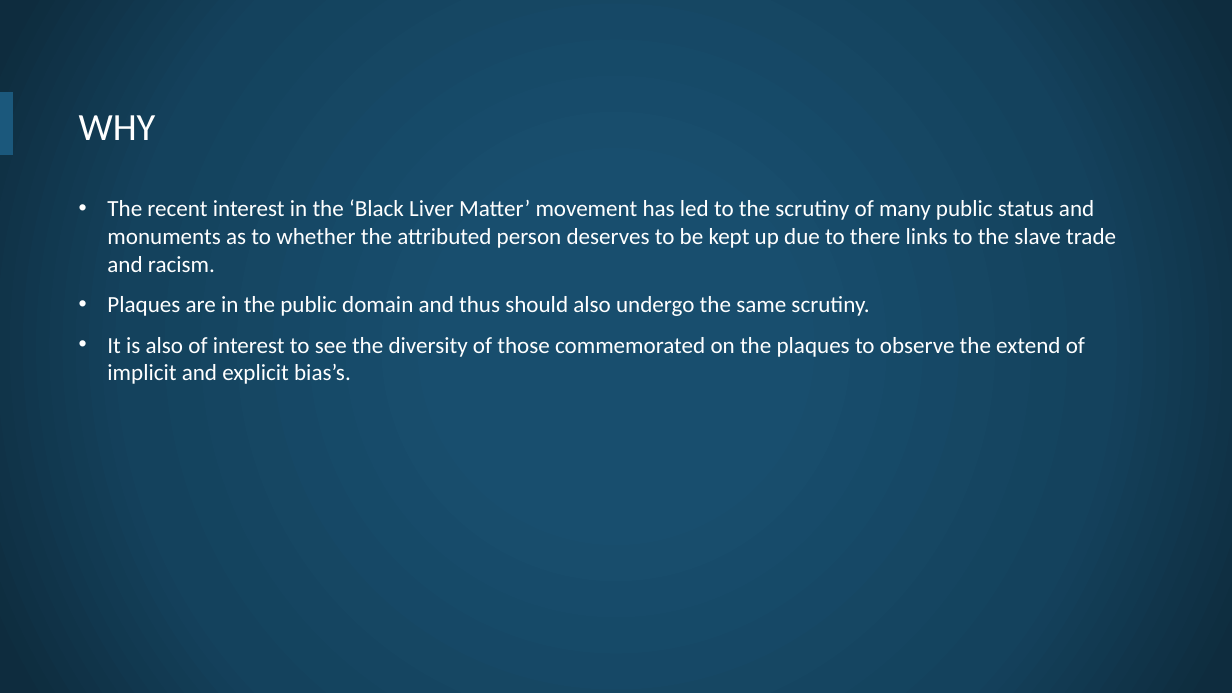
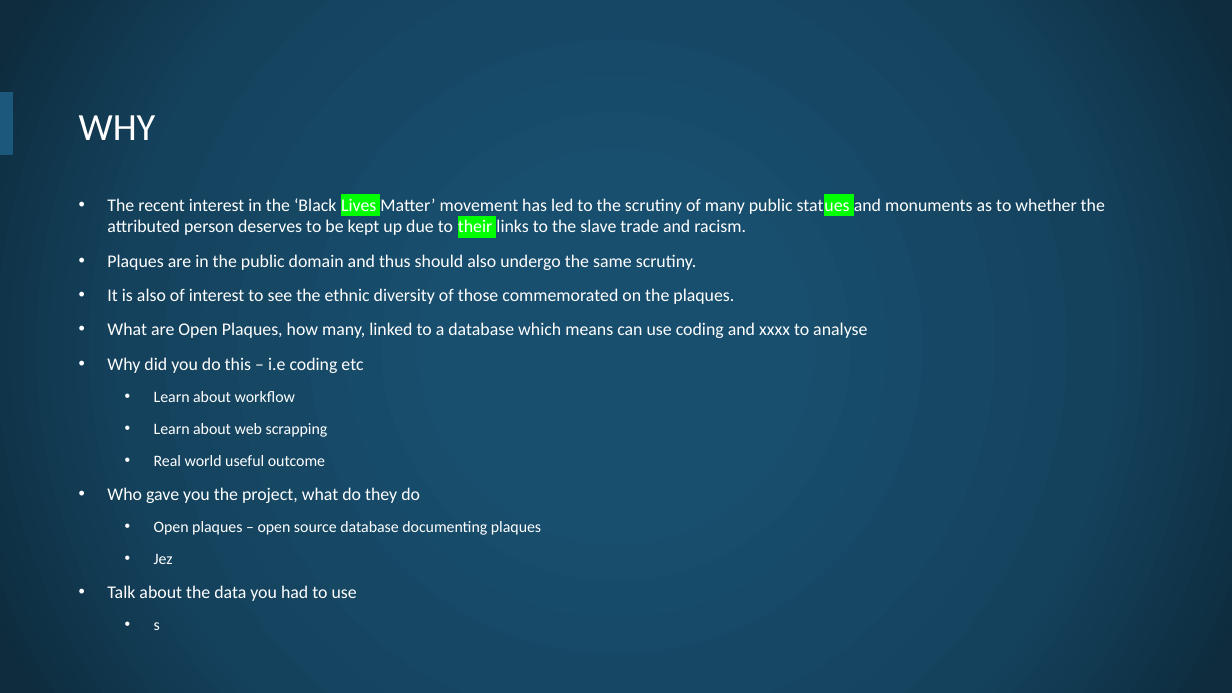
Before and after one commit to openheritage/open-plaques-diversity, a slide deck: slide 3 of The diversity of plaques in London.pptx. Drawn at 1232x693 pixels with LibreOffice and Linux fonts; fonts in the diff are those of the drawing; background and template pictures are left out. Boxes give left, top, right and bottom in pixels: in the first picture for what was removed or moved away, otherwise in the second. Text is boxed around its words. In the diff, an @@ line names an element or a change of style, - is before the commit and + after.

```diff
--- a/The diversity of plaques in London.pptx
+++ b/The diversity of plaques in London.pptx
@@ text at (107,196,1105,235): text changed; size 18 to 13.9 pt @@
-• The recent interest in the ‘Black Liver Matter’ movement has led to the scrutiny of many public status and monuments as to whether the attributed person deserves to be kept up due to there links to the slave trade and racism.
+• The recent interest in the ‘Black Lives Matter’ movement has led to the scrutiny of many public statues and monuments as to whether the attributed person deserves to be kept up due to their links to the slave trade and racism.
@@ text at (107,254,696,270): size 18 to 13.9 pt in "Plaques are in the public domain and ..." @@
@@ text at (107,288,867,564): text changed; size 18 to 13.9 pt @@
-• It is also of interest to see the diversity of those commemorated on the plaques to observe the extend of implicit and explicit bias’s.
+• It is also of interest to see the ethnic diversity of those commemorated on the plaques.
+• What are Open Plaques, how many, linked to a database which means can use coding and xxxx to analyse
+• Why did you do this – i.e coding etc
+  • Learn about workflow
+  • Learn about web scrapping
+  • Real world useful outcome
+• Who gave you the project, what do they do
+  • Open plaques – open source database documenting plaques
+  • Jez
+• Talk about the data you had to use
+  • s
```
Also in this commit, not shown: 7 other slides changed, 1 slide added.
